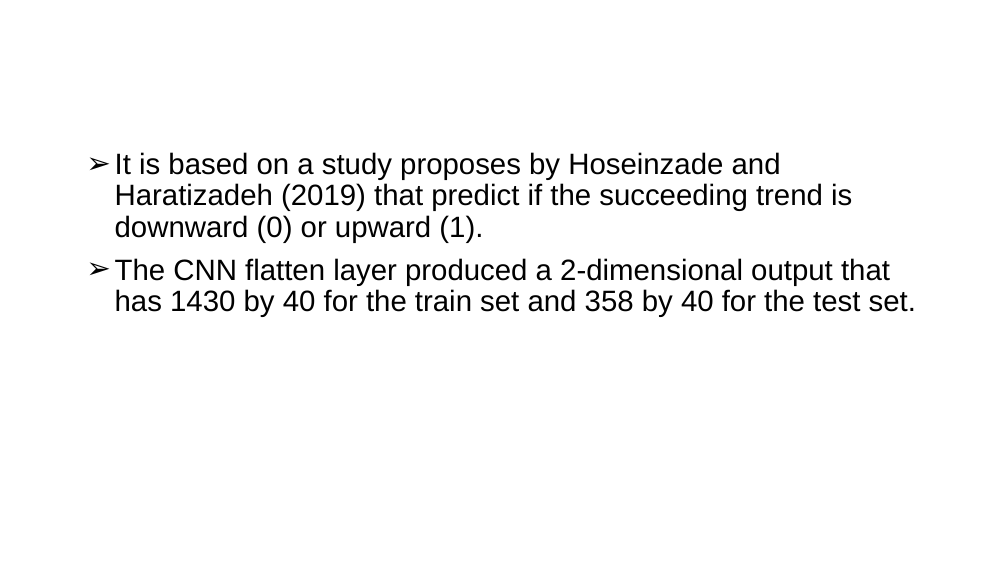
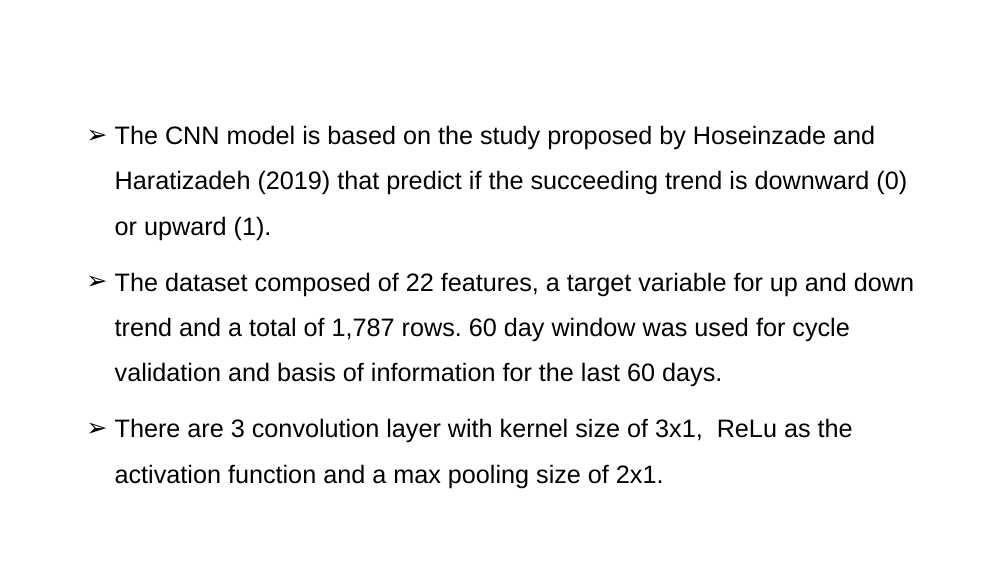
Before and after one commit to j-anne/dissertation-UEL-CN-7000, a slide deck: slide 17 of Thesis_presentation.Unicaf.pptx (slide 13 before the commit). Drawn at 1008x567 pixels with LibreOffice and Linux fonts; fonts in the diff are those of the drawing; background and template pictures are left out. Boxes give left, top, right and bottom in pixels: in the first picture for what was removed or moved away, otherwise in the second. Text is boxed around its words. In the diff, an @@ line names an element or a change of style, - is before the commit and + after.

Commit message:
Final Presentation

```diff
--- a/Thesis_presentation.Unicaf.pptx
+++ b/Thesis_presentation.Unicaf.pptx
@@ text at box(115, 125, 914, 488): text changed; size 28 to 24 pt @@
-➢ It is based on a study proposes by Hoseinzade and Haratizadeh (2019) that predict if the succeeding trend is downward (0) or upward (1).
-➢ The CNN flatten layer produced a 2-dimensional output that has 1430 by 40 for the train set and 358 by 40 for the test set.
+➢ The CNN model is based on the study proposed by Hoseinzade and Haratizadeh (2019) that predict if the succeeding trend is downward (0) or upward (1).
+➢ The dataset composed of 22 features, a target variable for up and down trend and a total of 1,787 rows. 60 day window was used for cycle validation and basis of information for the last 60 days.
+➢ There are 3 convolution layer with kernel size of 3x1, ReLu as the activation function and a max pooling size of 2x1.
```
Also in this commit, not shown: 16 other slides changed, 6 slides added, 2 slides removed.
